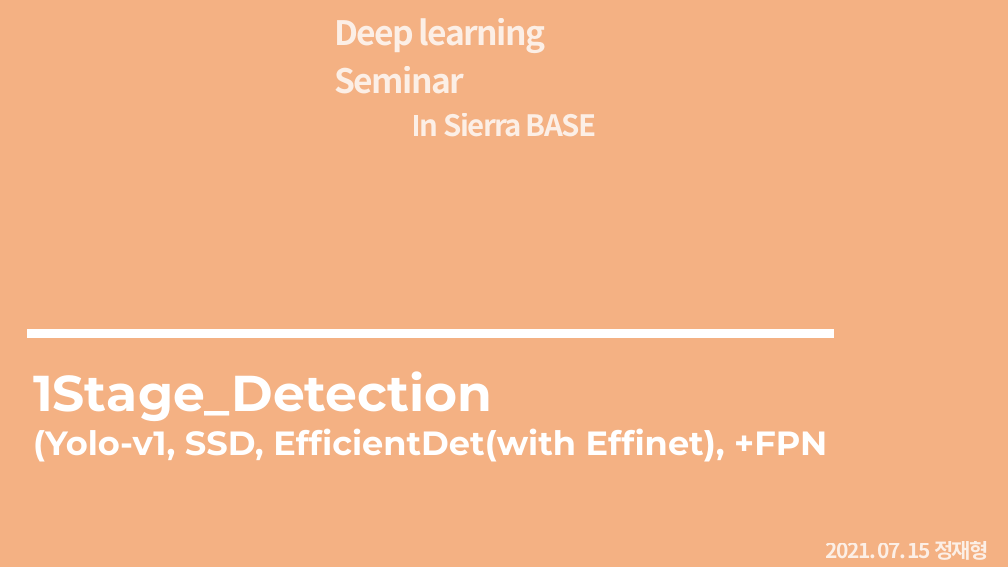
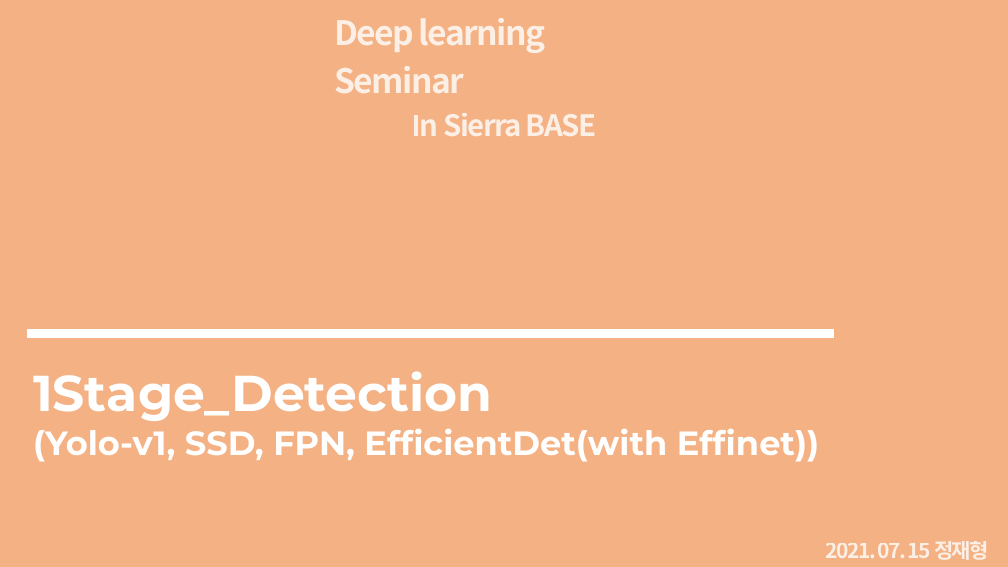
Before and after one commit to JaeHyung-Jung/Seminar_Deeplearning, a slide deck: slide 1 of 2nd_week/Seminar_2nd_week_1Stage.pptx. Drawn at 1008x567 pixels with LibreOffice and Linux fonts; fonts in the diff are those of the drawing. Boxes give left, top, right and bottom in pixels: in the first picture for what was removed or moved away, otherwise in the second. Text is boxed around its words. In the diff, an @@ line names an element or a change of style, - is before the commit and + after.

```diff
--- a/2nd_week/Seminar_2nd_week_1Stage.pptx
+++ b/2nd_week/Seminar_2nd_week_1Stage.pptx
@@ text at bbox=[33, 428, 819, 462]: text changed @@
-(Yolo-v1, SSD, EfficientDet(with Effinet), +FPN
+(Yolo-v1, SSD, FPN, EfficientDet(with Effinet))
```
Also in this commit, not shown: 12 other slides changed, 5 slides added, 2 slides removed.
